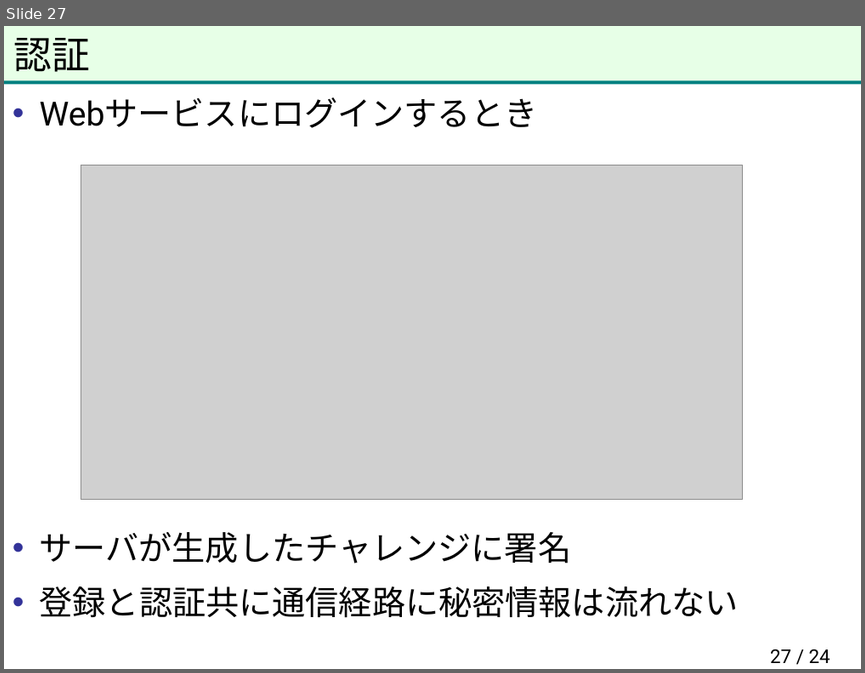
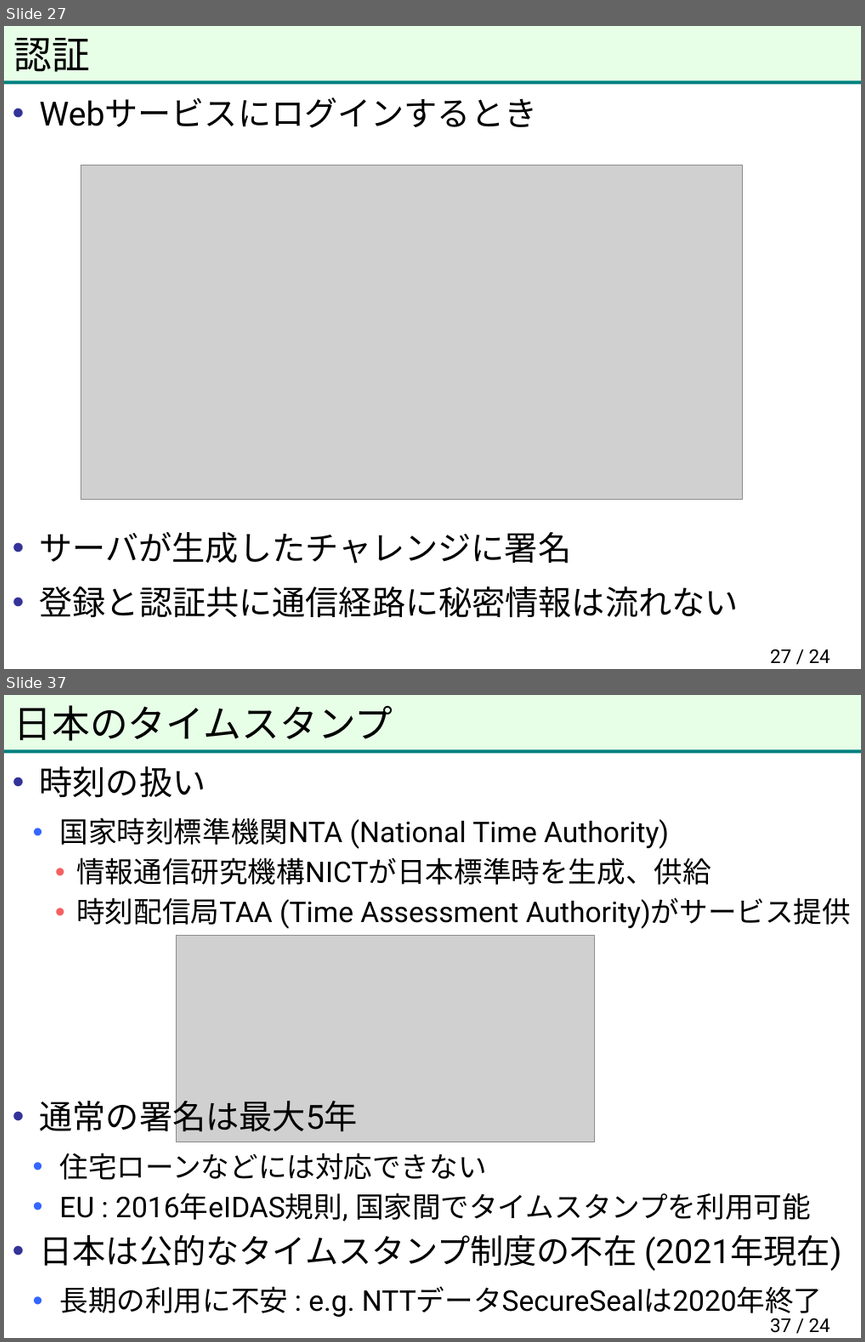
Before and after one commit to herumi/anninbon, a slide deck: lec/anninbon7.pptx. Shown one above the other, each under a label of ours: slide 27 before the commit, slides 27 and 37 after it; the slides between them are not shown. The pictures are 865x673 and 865x1342 pixels, drawn with LibreOffice and Linux fonts; fonts in the diff are those of the drawing; grey boxes stand for pictures; background and template pictures are left out. Boxes give left, top, right and bottom in pixels: in the first picture for what was removed or moved away, otherwise in the second. Text is boxed around its words. In the diff, an @@ line names an element or a change of style, - is before the commit and + after.

```diff
--- a/lec/anninbon7.pptx
+++ b/lec/anninbon7.pptx
@@ slide 37 added at [4,695,861,1338], background #FFFFFF; not listed: 2 template elements that a slide beside it also shows @@
@@ title added at [14,705,393,741], 32 pt, text #000000 @@
+日本のタイムスタンプ
@@ text added at [40,766,851,1316], 24 pt, text #000000 @@
+• 時刻の扱い
+  • 国家時刻標準機関NTA (National Time Authority)
+    • 情報通信研究機構NICTが日本標準時を生成、供給
+    • 時刻配信局TAA (Time Assessment Authority)がサービス提供
+• 通常の署名は最大5年
+  • 住宅ローンなどには対応できない
+  • EU : 2016年eIDAS規則, 国家間でタイムスタンプを利用可能
+• 日本は公的なタイムスタンプ制度の不在 (2021年現在)
+  • 長期の利用に不安 : e.g. NTTデータSecureSealは2020年終了
@@ picture added at [177,936,595,1142] @@
@@ page number added at [770,1318,830,1333], 16 pt, text #000000 @@
+37 / 24
```
Also in this commit, not shown: 11 other slides added.
